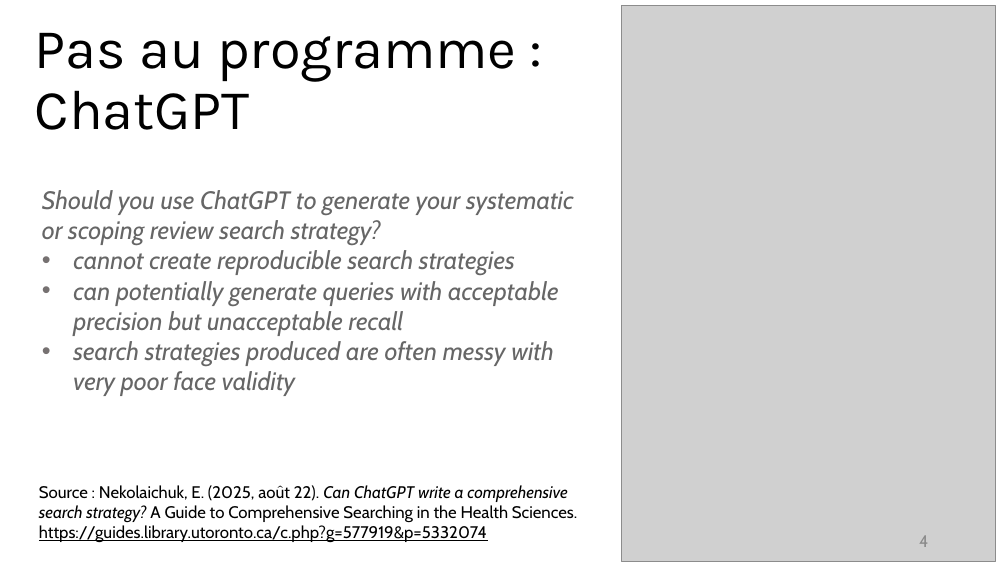
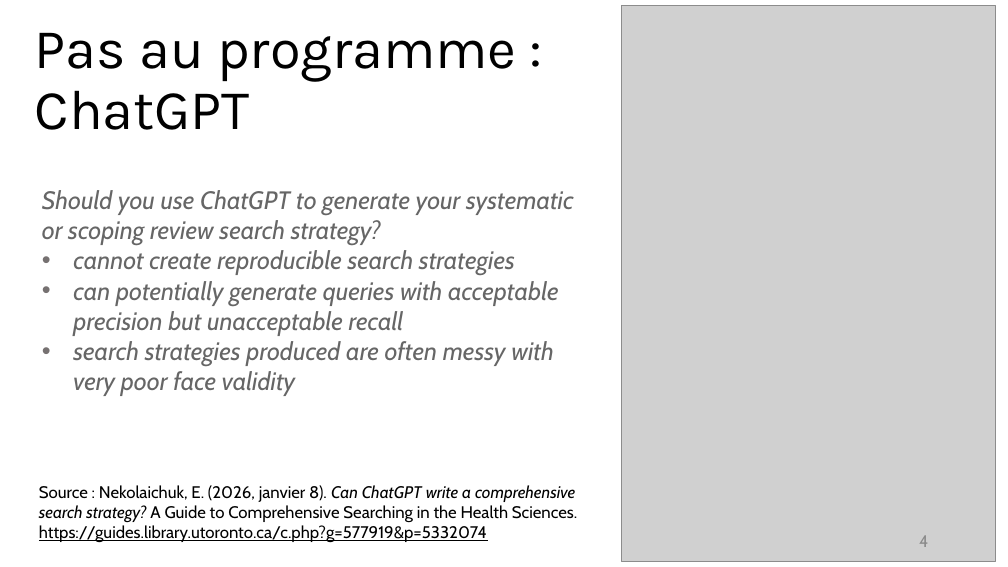
Before and after one commit to fflamerie/intro_revlit, a slide deck: slide 4 of docs/Intro_RevLit.odp. Drawn at 1008x567 pixels with LibreOffice and Linux fonts; fonts in the diff are those of the drawing; grey boxes stand for pictures. Boxes give left, top, right and bottom in pixels: in the first picture for what was removed or moved away, otherwise in the second. Text is boxed around its words. In the diff, an @@ line names an element or a change of style, - is before the commit and + after.

```diff
--- a/docs/Intro_RevLit.odp
+++ b/docs/Intro_RevLit.odp
@@ text at [39,485,577,542]: text changed @@
-Source : Nekolaichuk, E. (2025, août 22). Can ChatGPT write a comprehensive search strategy? A Guide to Comprehensive Searching in the Health Sciences. https://guides.library.utoronto.ca/c.php?g=577919&p=5332074
+Source : Nekolaichuk, E. (2026, janvier 8). Can ChatGPT write a comprehensive search strategy? A Guide to Comprehensive Searching in the Health Sciences. https://guides.library.utoronto.ca/c.php?g=577919&p=5332074
```
Also in this commit, not shown: 5 other slides changed, 5 other files.
